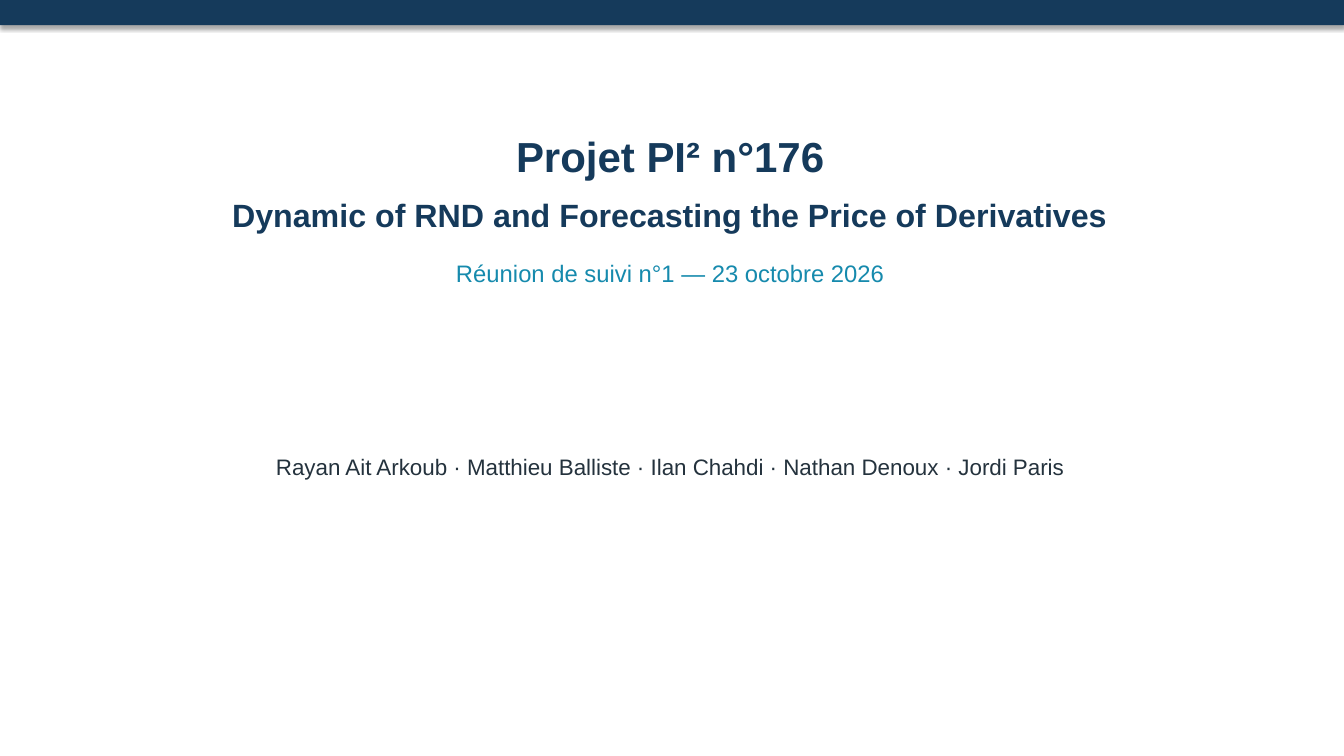
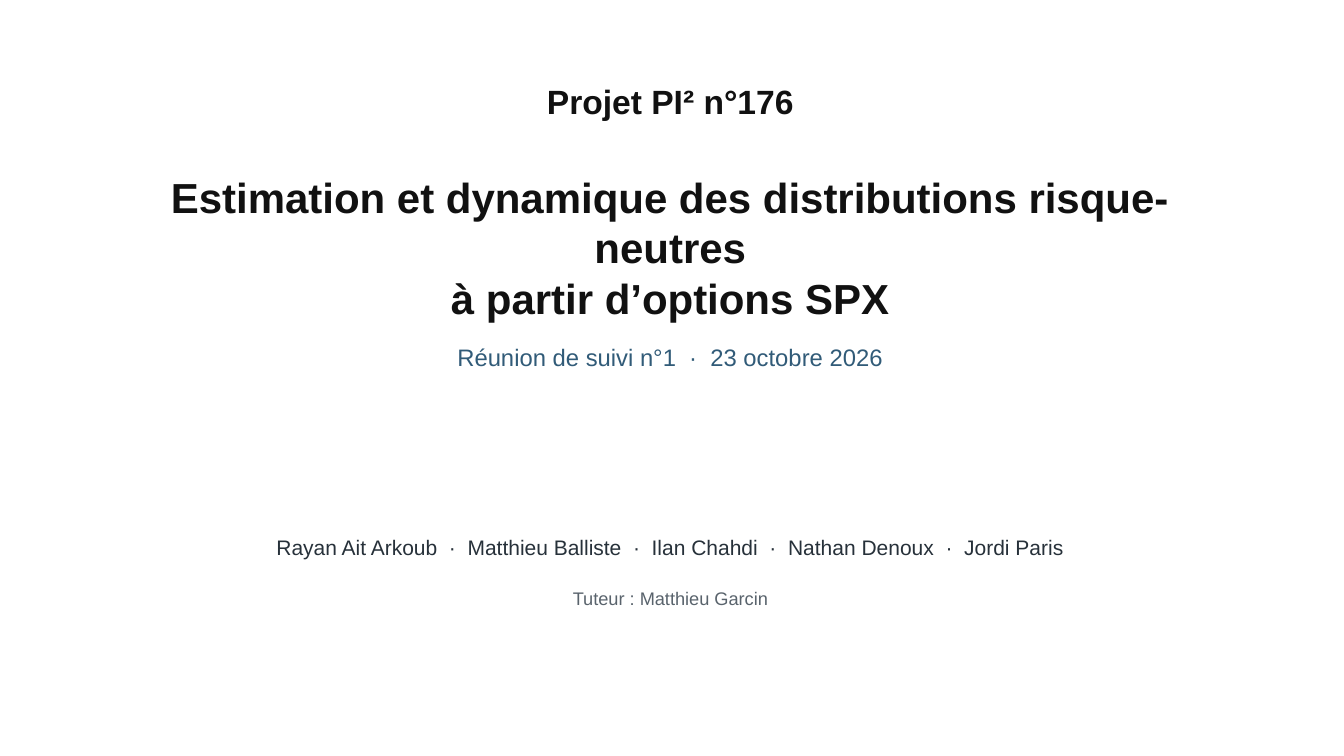
Before and after one commit to jordiparis165/pi2-rnd-derivatives-forecasting, a slide deck: slide 1 of Livrables_suivi_23-10-2026/Support_suivi_23-10-2026.pptx. Drawn at 1344x756 pixels with LibreOffice and Linux fonts; fonts in the diff are those of the drawing. Boxes give left, top, right and bottom in pixels: in the first picture for what was removed or moved away, otherwise in the second. Text is boxed around its words. In the diff, an @@ line names an element or a change of style, - is before the commit and + after.

```diff
--- a/Livrables_suivi_23-10-2026/Support_suivi_23-10-2026.pptx
+++ b/Livrables_suivi_23-10-2026/Support_suivi_23-10-2026.pptx
@@ rectangle removed at [0,0,1344,25] @@
@@ text added at [547,89,794,121], 24 pt, text #111111, bold @@
+Projet PI² n°176
@@ text at [171,182,1169,322]: text changed; size 23 to 30 pt; text colour #153A5B to #111111 @@
-Projet PI² n°176
-Dynamic of RND and Forecasting the Price of Derivatives
-Réunion de suivi n°1 — 23 octobre 2026
+Estimation et dynamique des distributions risque-neutres
+à partir d’options SPX
@@ text added at [457,348,883,367], 17 pt, text #315B78 @@
+Réunion de suivi n°1 · 23 octobre 2026
@@ text "Rayan Ait Arkoub · Matthieu ...": place and size @@
-text "Rayan Ait Arkoub · Matthieu ..." at [276,458,1064,480]
+text "Rayan Ait Arkoub · Matthieu ..." at [276,539,1063,559]
@@ text "Rayan Ait Arkoub · Matthieu ..." at [276,539,1063,559]: size 16 to 15 pt, text colour #24323D to #27313A @@
@@ text added at [573,592,767,605], 13 pt, text #59636C @@
+Tuteur : Matthieu Garcin
```
Also in this commit, not shown: 1 other slide changed, 9 slides added, 8 slides removed, 22 other files.
